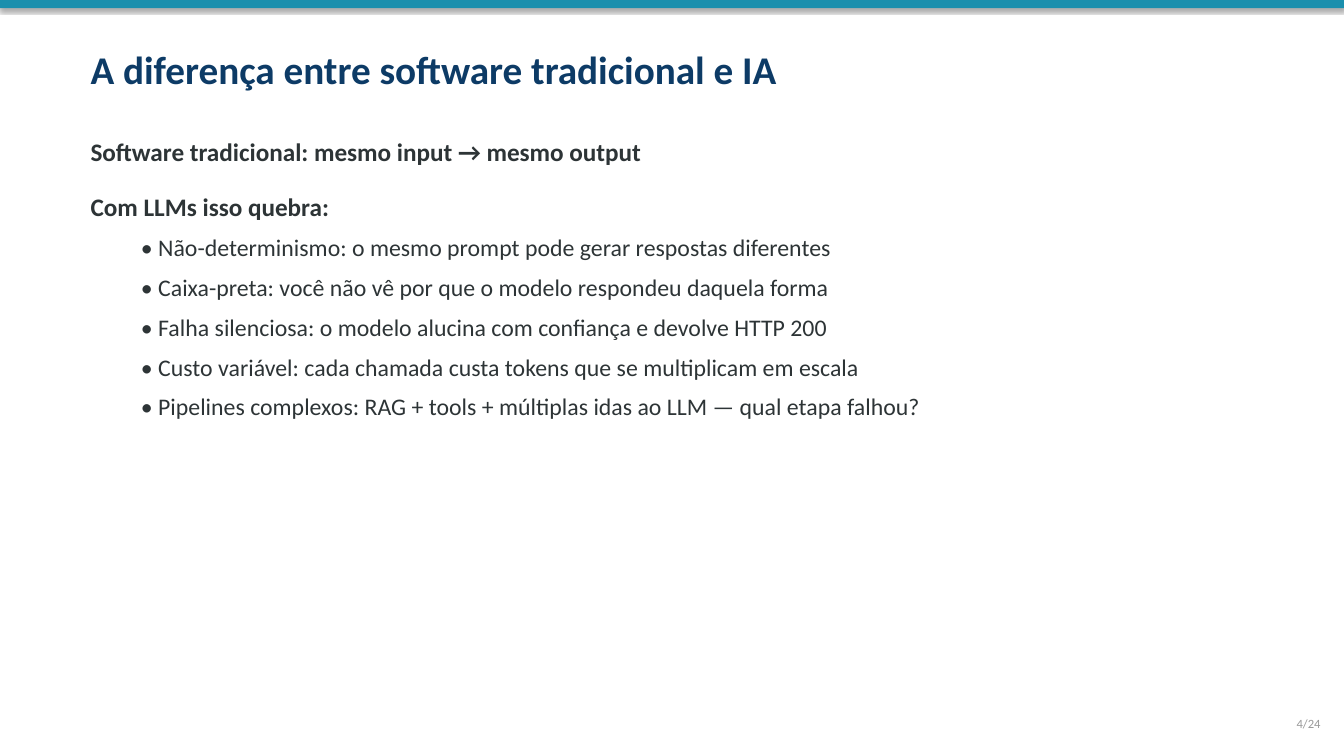
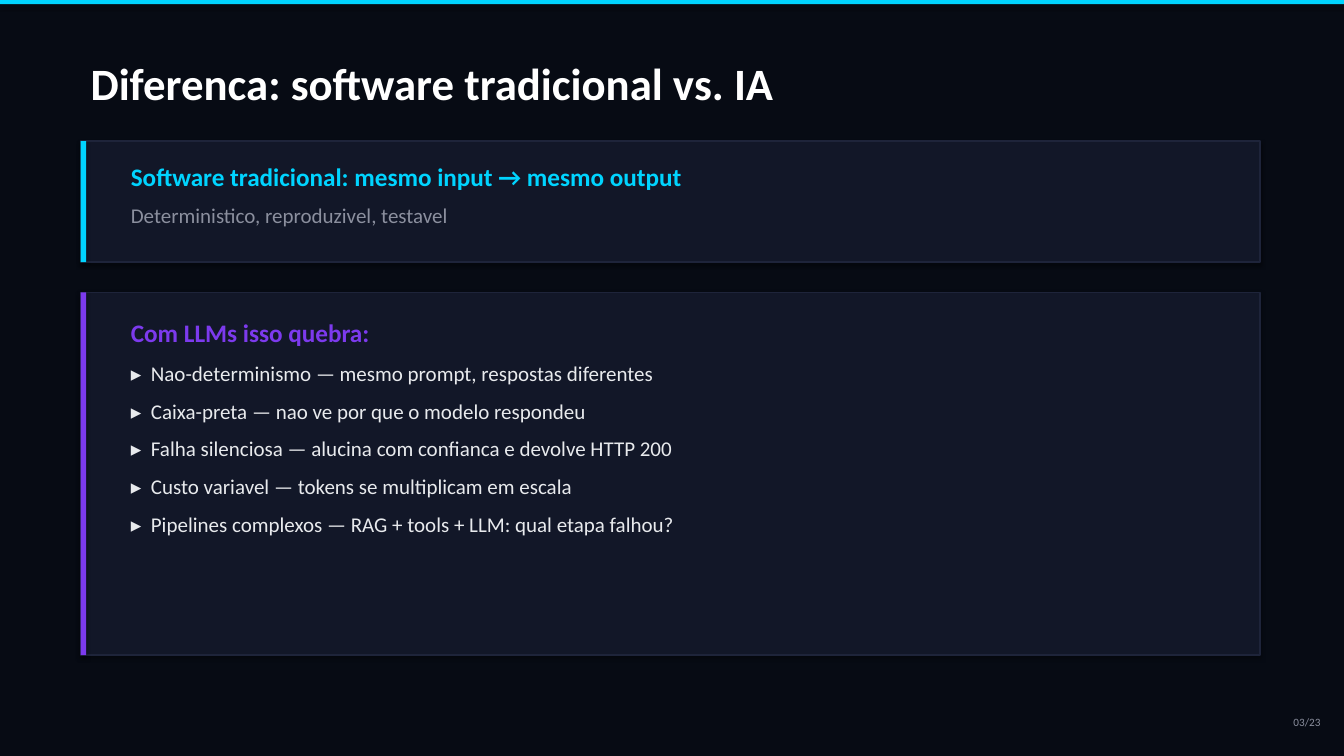
Before and after one commit to marcos2872/ia-observability, a slide deck: slide 3 of docs/workshop-observabilidade-ia.pptx (slide 4 before the commit). Drawn at 1344x756 pixels with LibreOffice and Linux fonts; fonts in the diff are those of the drawing. Boxes give left, top, right and bottom in pixels: in the first picture for what was removed or moved away, otherwise in the second. Text is boxed around its words. In the diff, an @@ line names an element or a change of style, - is before the commit and + after.

Commit message:
feat: redesign PPTX with futuristic dark theme and cover image
- Full-bleed cover image (Gemini_Generated_Image) with dark overlay
- Neon cyber palette: cyan, purple, mint, pink on deep navy bg
- Dark cards with left accent bars (glassmorphism-inspired)
- Section slides with large numbers and decorative lines
- 23 slides total (roteiro slide removed)
- All content slides: dark background, code blocks in monospace,
  tables with alternating dark rows, numbered steps
- Script refactored with helpers: _card, _section_number, _alpha (XML transparency)

```diff
--- a/docs/workshop-observabilidade-ia.pptx
+++ b/docs/workshop-observabilidade-ia.pptx
@@ background #FFFFFF to #070B14 @@
@@ rectangle: place and size @@
-rectangle at bbox=[0, 0, 1344, 8]
+rectangle at bbox=[0, 0, 1344, 4]
@@ rectangle at bbox=[0, 0, 1344, 4]: fill #1A8FAD to #00D4FF @@
@@ text at bbox=[91, 68, 773, 101]: text changed; size 28 to 32 pt; text colour #0D3B66 to #FFFFFF @@
-A diferença entre software tradicional e IA
+Diferenca: software tradicional vs. IA
@@ rectangle added at bbox=[81, 141, 1260, 262], fill #121728, outline #1E243A 1 pt @@
@@ rectangle added at bbox=[81, 141, 87, 262], fill #00D4FF @@
@@ text at bbox=[91, 143, 640, 165]: paragraph removed @@
-Software tradicional: mesmo input → mesmo output
@@ text added at bbox=[131, 168, 681, 227], 18 pt, text #00D4FF, bold @@
+Software tradicional: mesmo input → mesmo output
+Deterministico, reproduzivel, testavel
@@ rectangle added at bbox=[81, 292, 1260, 655], fill #121728, outline #1E243A 1 pt @@
@@ rectangle added at bbox=[81, 292, 87, 655], fill #7C3AED @@
@@ text "Com LLMs isso quebra:": place and size @@
-text "Com LLMs isso quebra:" at bbox=[91, 143, 919, 419]
+text "Com LLMs isso quebra:" at bbox=[131, 324, 674, 536]
@@ text at bbox=[131, 324, 369, 346]: text colour #2D3436 to #7C3AED in "Com LLMs isso quebra:"; less space between paragraphs @@
@@ text at bbox=[151, 366, 674, 536]: text changed; size 17 to 15 pt; text colour #2D3436 to #E8EAED @@
-  • Não-determinismo: o mesmo prompt pode gerar respostas diferentes
-  • Caixa-preta: você não vê por que o modelo respondeu daquela forma
-  • Falha silenciosa: o modelo alucina com confiança e devolve HTTP 200
-  • Custo variável: cada chamada custa tokens que se multiplicam em escala
-  • Pipelines complexos: RAG + tools + múltiplas idas ao LLM — qual etapa falhou?
+▸ Nao-determinismo — mesmo prompt, respostas diferentes
+▸ Caixa-preta — nao ve por que o modelo respondeu
+▸ Falha silenciosa — alucina com confianca e devolve HTTP 200
+▸ Custo variavel — tokens se multiplicam em escala
+▸ Pipelines complexos — RAG + tools + LLM: qual etapa falhou?
@@ text at bbox=[1293, 718, 1320, 726]: text changed; size 9 to 8 pt; text colour #999999 to #8B8F9E @@
-4/24
+03/23
```
Also in this commit, not shown: 20 other slides changed, 2 slides added, 3 slides removed, 1 other file.
